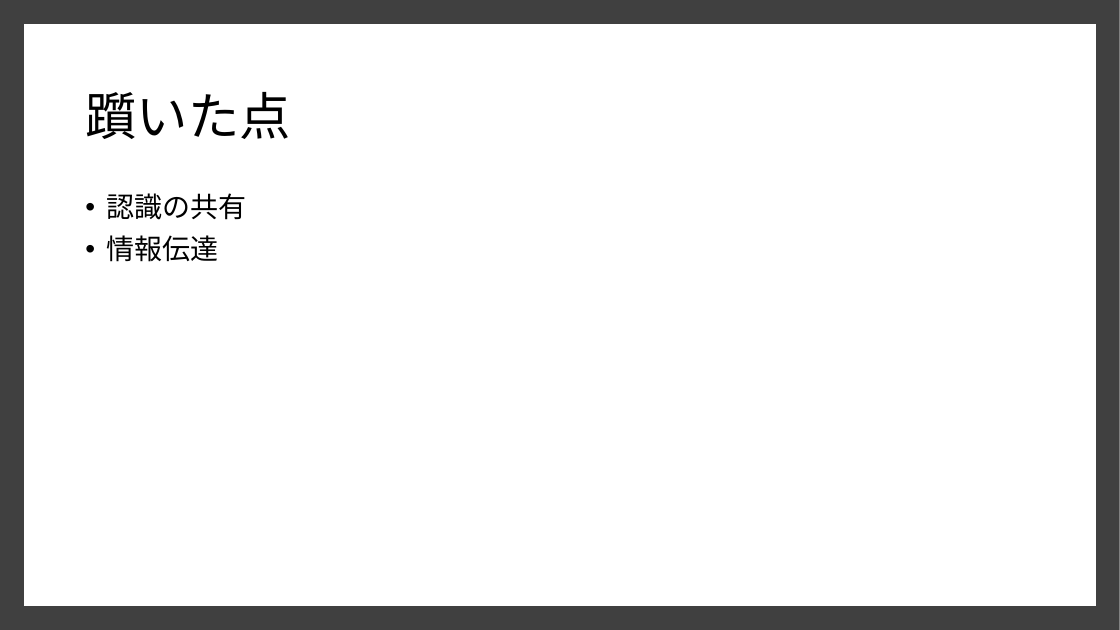
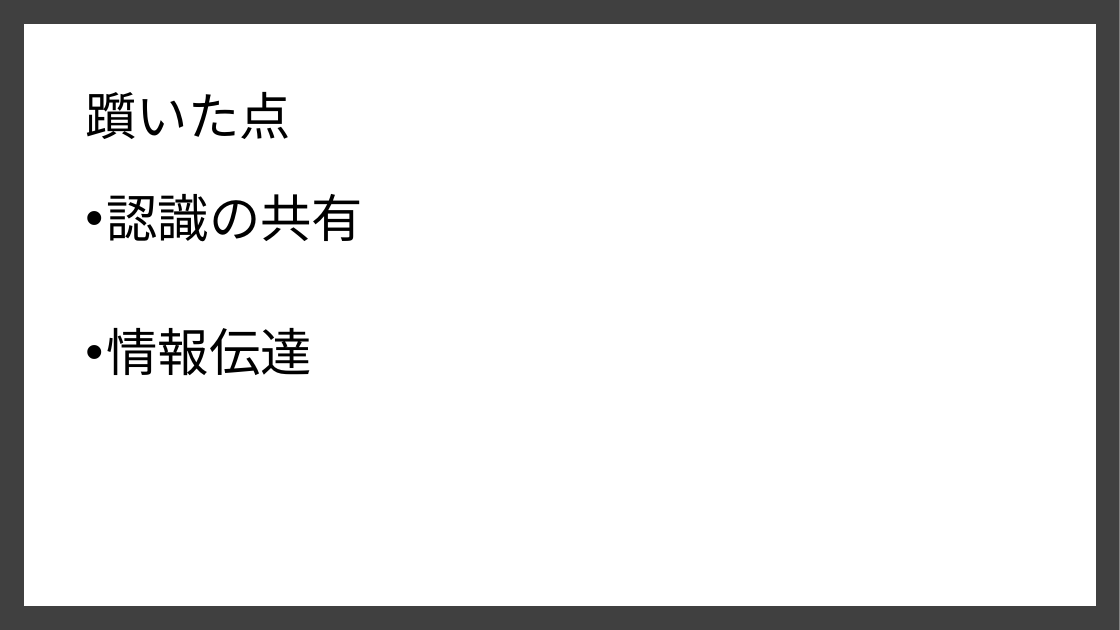
Before and after one commit to dojo2022/E-4, a slide deck: slide 9 of E4_配布資料/研修結果発表パワーポイント.pptx. Drawn at 1120x630 pixels with LibreOffice and Linux fonts; fonts in the diff are those of the drawing. Boxes give left, top, right and bottom in pixels: in the first picture for what was removed or moved away, otherwise in the second. Text is boxed around its words. In the diff, an @@ line names an element or a change of style, - is before the commit and + after.

```diff
--- a/E4_配布資料/研修結果発表パワーポイント.pptx
+++ b/E4_配布資料/研修結果発表パワーポイント.pptx
@@ text "認識の共有" at box(106, 194, 363, 375): size 24 to 44 pt @@
```
Also in this commit, not shown: 5 other slides changed.
